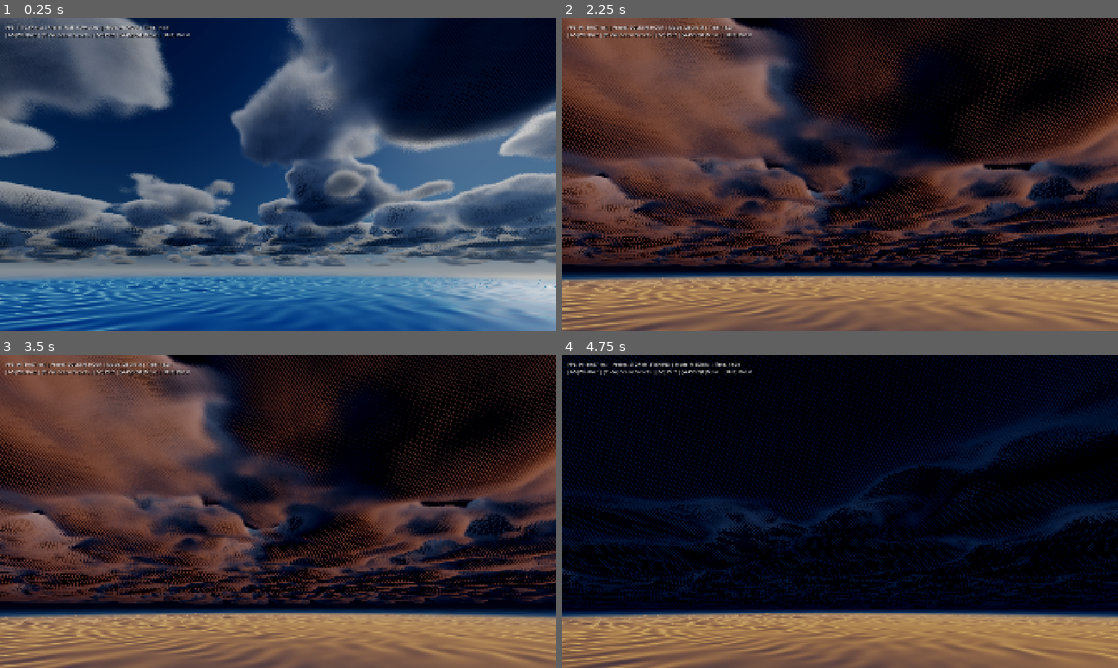
Above: before the commit, frames 1-4 (two rows, left to right).
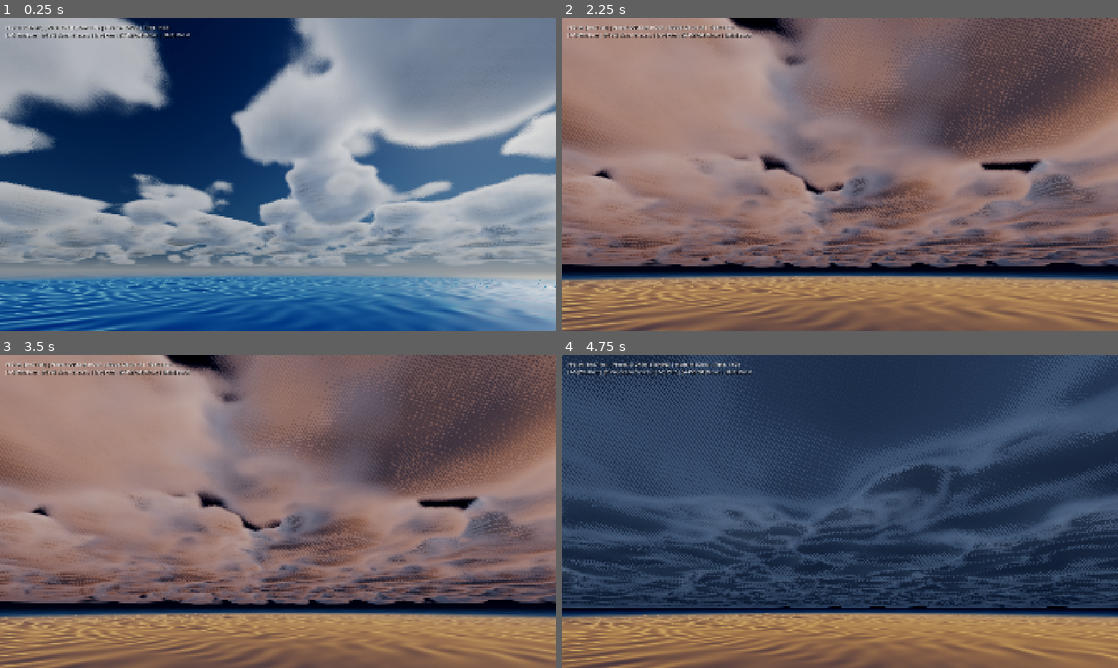
Above: after the commit, the same moments.

Repository: rlsl0422/godot-simple-sky
Game: Godot game, scene res://scenes/main_showcase.tscn
Same seed, same stepped clock (60 frames per second), same inputs: the game is played once before the commit and once after it.
Inputs (mouse positions are in pixels of both pictures, inside the frame that each line leads up to):
- Up to frame 1 (0.25 s): no input
- Up to frame 2 (2.25 s): tap Enter at 0.5 s; move the mouse to (962, 158) at 0.52 s; hold D 0.53-1.25 s; tap 1 at 0.6 s; click (962, 158) at 0.67 s; tap Space at 0.77 s; drag from (728, 190) to (812, 237) at 1.27 s; move the mouse to (895, 105) at 2.02 s; hold D from 2.03 s (still down); tap 3 at 2.1 s
- Up to frame 3 (3.5 s): release D at 2.75 s; drag from (250, 574) to (111, 464) at 2.77 s
- Up to frame 4 (4.75 s): move the mouse to (1006, 558) at 3.52 s; hold A 3.53-4.25 s; tap 5 at 3.6 s; tap Space at 3.77 s; drag from (673, 464) to (756, 433) at 4.27 s

The runs differ from the first frame. In frame 1, 53% of the frame differs, in the area x 0-100%, y 0-80%; in frame 2, 78%; in frame 3, 78%; in frame 4, 80%, in the area x 0-100%, y 0-81%.

Commit message:
fix(clouds): eliminate LOW mode side artifacts and brighten cloud ambient shadows

Diff:
--- a/scenes/main_showcase.tscn
+++ b/scenes/main_showcase.tscn
@@ -47,8 +47,8 @@
 shader_parameter/silver_lining_intensity = 2.4
 shader_parameter/powder_effect_strength = 1.0
 shader_parameter/ambient_intensity = 0.85
-shader_parameter/cloud_base_color = Color(0.92, 0.94, 0.98, 1)
-shader_parameter/cloud_ambient_color = Color(0.42, 0.48, 0.6, 1)
+shader_parameter/cloud_base_color = Color(0.96, 0.97, 1, 1)
+shader_parameter/cloud_ambient_color = Color(0.65, 0.72, 0.85, 1)
 shader_parameter/max_steps = 34
 shader_parameter/max_light_steps = 3
 shader_parameter/empty_skip_multiplier = 1.6
--- a/screenshots/perf_metrics.json
+++ b/screenshots/perf_metrics.json
@@ -1,11 +1,11 @@
 {
-	"avg_fps": 42.5282354530245,
-	"avg_frame_time_ms": 23.5137900584795,
-	"max_frame_time_ms": 150.0,
-	"min_frame_time_ms": 2.91233333333328,
-	"percentile_1_low_fps": 7.47860269787193,
-	"percentile_99_frame_time_ms": 133.714818181818,
+	"avg_fps": 41.4049087480609,
+	"avg_frame_time_ms": 24.151725730994,
+	"max_frame_time_ms": 148.591333333333,
+	"min_frame_time_ms": 0.917874975129962,
+	"percentile_1_low_fps": 7.46066365090063,
+	"percentile_99_frame_time_ms": 134.036333333333,
 	"renderer": "NVIDIA GeForce MX450",
-	"timestamp": "2026-09-08T17:41:51",
+	"timestamp": "2026-09-08T17:50:20",
 	"total_frames": 570
 }
--- a/scripts/atmosphere_cloud_controller.gd
+++ b/scripts/atmosphere_cloud_controller.gd
@@ -274,11 +274,11 @@
 func _apply_performance_mode(mode: PerformanceMode) -> void:
 	match mode:
 		PerformanceMode.LOW:
-			_update_material_uniform("max_steps", 28)
-			_update_material_uniform("max_light_steps", 3)
-			_update_material_uniform("empty_skip_multiplier", 1.25)
-			_update_material_uniform("max_distance_km", 22.0)
-			_update_material_uniform("detail_lod_distance_km", 8.0)
+			_update_material_uniform("max_steps", 30)
+			_update_material_uniform("max_light_steps", 2)
+			_update_material_uniform("empty_skip_multiplier", 1.4)
+			_update_material_uniform("max_distance_km", 28.0)
+			_update_material_uniform("detail_lod_distance_km", 6.0)
 		PerformanceMode.MEDIUM:
 			# Golden cross default (~50-60 FPS on MX450)
 			_update_material_uniform("max_steps", 34)
--- a/shaders/atmosphere_clouds.gdshader
+++ b/shaders/atmosphere_clouds.gdshader
@@ -58,8 +58,8 @@
 uniform float silver_lining_intensity : hint_range(0.0, 5.0, 0.1) = 2.4;
 uniform float powder_effect_strength : hint_range(0.0, 2.0, 0.05) = 1.0;
 uniform float ambient_intensity : hint_range(0.0, 3.0, 0.05) = 0.85;
-uniform vec3 cloud_base_color : source_color = vec3(0.94, 0.95, 0.98);
-uniform vec3 cloud_ambient_color : source_color = vec3(0.42, 0.50, 0.65);
+uniform vec3 cloud_base_color : source_color = vec3(0.96, 0.97, 1.0);
+uniform vec3 cloud_ambient_color : source_color = vec3(0.65, 0.72, 0.85);
 
 // ==========================================
 // UNIFORMS: QUALITY & PERFORMANCE (GOLDEN CROSS)
@@ -310,7 +310,7 @@
 
 	// 5. Density thresholding with smooth yet plump condensation boundary
 	float cov_threshold = mix(0.18, 0.13, core_preservation);
-	float density = smoothstep(cov_threshold, cov_threshold + 0.18, cloud_mass) * cloud_density_multiplier * 3.4;
+	float density = smoothstep(cov_threshold, cov_threshold + 0.22, cloud_mass) * cloud_density_multiplier * 3.4;
 
 	// 6. Micro-detail erosion: active on upper billows, suppressed on cloud base for velvety smooth underside
 	if (density > 0.005 && detail_fade > 0.01) {
@@ -320,7 +320,7 @@
 		float erosion = mix(detail_fbm, 1.0 - detail_fbm, clamp(height_norm * 0.5, 0.0, 1.0));
 		float base_suppress = smoothstep(0.08, 0.32, height_norm); // Velvety smooth cloud base
 		float edge_mask = clamp(1.0 - density * 0.30, 0.0, 1.0);
-		float erode_amount = erosion * detail_strength * 0.28 * detail_fade * edge_mask * base_suppress;
+		float erode_amount = erosion * detail_strength * 0.22 * detail_fade * edge_mask * base_suppress;
 		density = smoothstep(erode_amount, 1.0, density) * density;
 	}
 
@@ -449,10 +449,10 @@
 		float march_length = t_end - t_start;
 		float base_step = march_length / float(max_steps);
 
-		// Low-discrepancy screen-space ray jitter using Interleaved Gradient Noise (Jimenez 2014)
-		// Full [0, 1] range completely destroys all slice alignment and staircase terracing (Fixes Feedback 4)
-		float dither = get_ign(FRAGCOORD.xy);
-		float current_t = t_start + base_step * dither;
+		// Centered low-discrepancy ray jitter (Jimenez 2014)
+		// Damped jitter eliminates screen-door mesh and jagged edge serration while preventing slice alignment
+		float dither = (get_ign(FRAGCOORD.xy) - 0.5) * 0.40;
+		float current_t = t_start + base_step * (0.5 + dither);
 
 		vec3 accumulated_cloud_color = vec3(0.0);
 		float transmittance = 1.0;
@@ -478,12 +478,6 @@
 			density *= horizon_fade;
 
 			if (density > 0.001) {
-				// Step refinement: if entering cloud on a skipped step, step back to accurately resolve boundary
-				if (consecutive_zeros > 2) {
-					current_t -= (empty_skip_multiplier - 1.0) * base_step * 0.5;
-					consecutive_zeros = 0;
-					continue;
-				}
 				consecutive_zeros = 0;
 
 				// Progressive multi-scale light marching toward sun (in km):
@@ -502,25 +496,25 @@
 
 					float l_dens = sample_cloud_density(light_pos_world, l_height_norm, wind_offset_km, 0.0);
 					if (j == 0) l_dens_first = l_dens;
-					optical_depth_sun += l_dens * l_weights[idx] * 8.5;
+					optical_depth_sun += l_dens * l_weights[idx] * 4.2;
 				}
 
 				// Smooth light attenuation without binary cliffs (eliminates salt-and-pepper shadow grain)
-				float beer = exp(-optical_depth_sun * 0.60);
-				float powder = 1.0 - exp(-optical_depth_sun * 1.6 * powder_effect_strength);
-				float sun_light_attenuation = beer * mix(1.0, powder, 0.55);
+				float beer = exp(-optical_depth_sun * 0.38);
+				float powder = 1.0 - exp(-optical_depth_sun * 1.5 * powder_effect_strength);
+				float sun_light_attenuation = beer * mix(1.0, powder, 0.60);
 
 				// Directional lobe curvature / micro-crevice shadowing (enhances "몽글몽글" spherical puffiness)
-				float lobe_curvature = clamp(1.0 - (l_dens_first - density * 0.7) * 0.25, 0.65, 1.15);
-
-				// Multiple forward scattering softens shadow underbelly like real clouds in reference photo
-				float multi_scatter = exp(-optical_depth_sun * 0.12) * 0.45;
-
-				// Hemispherical ambient lighting: blue skylight from above + deep oceanic bounce from below
-				float crevice_ao = clamp(1.0 - density * 0.25, 0.35, 1.0);
-				vec3 sky_ambient = sky_color * 0.65 + cloud_ambient_color * 0.70;
-				vec3 ocean_ambient = deep_water_color * 0.50 + vec3(0.02, 0.04, 0.06);
-				vec3 ambient = mix(ocean_ambient, sky_ambient, clamp(height_norm * 1.3, 0.0, 1.0)) * ambient_intensity * crevice_ao;
+				float lobe_curvature = clamp(1.0 - (l_dens_first - density * 0.6) * 0.20, 0.75, 1.15);
+
+				// Multiple forward scattering softens shadow underbelly (luminous pearl-white bounce)
+				float multi_scatter = exp(-optical_depth_sun * 0.065) * 0.60;
+
+				// Hemispherical ambient lighting: soft skylight from above + luminous diffuse daylight bounce from ocean
+				float crevice_ao = clamp(1.0 - density * 0.18, 0.45, 1.0);
+				vec3 sky_ambient = sky_color * 0.85 + cloud_ambient_color * 0.80;
+				vec3 ocean_ambient = mix(deep_water_color * 1.6, sky_color, 0.65) + vec3(0.18, 0.22, 0.26);
+				vec3 ambient = mix(ocean_ambient, sky_ambient, clamp(height_norm * 1.2, 0.15, 1.0)) * ambient_intensity * crevice_ao;
 
 				vec3 sun_normalized = sun_light_color / max(sun_intensity, 1.0);
 				float phase_term = phase_cloud + silver_lining * 0.45;
@@ -528,8 +522,8 @@
 				vec3 direct_sun = sun_normalized * direct_lighting * 1.6;
 				vec3 step_energy = (direct_sun + ambient) * cloud_base_color;
 
-				// Soft, physically plausible volumetric extinction
-				float sample_step_extinction = density * base_step * 8.0;
+				// Soft, physically plausible volumetric extinction (bounded to prevent harsh single-step opacity banding)
+				float sample_step_extinction = density * min(base_step, 0.20) * 5.2;
 				float sample_transmittance = exp(-sample_step_extinction);
 
 				accumulated_cloud_color += step_energy * (1.0 - sample_transmittance) * transmittance;
Binary file changed: screenshots/01_noon_cumulus.png
Binary file changed: screenshots/02_sun_silver_lining.png
Binary file changed: screenshots/03_golden_sunset.png
Binary file changed: screenshots/04_above_clouds.png
Binary file changed: screenshots/05_ground_and_contour_fix.png
Binary file changed: screenshots/06_infinite_ocean_sunset.png
Binary file changed: screenshots/07_underwater_optics.png
Binary file changed: screenshots/08_underwater_antisolar.png
Binary file changed: screenshots/09_underwater_deep_extinction.png
